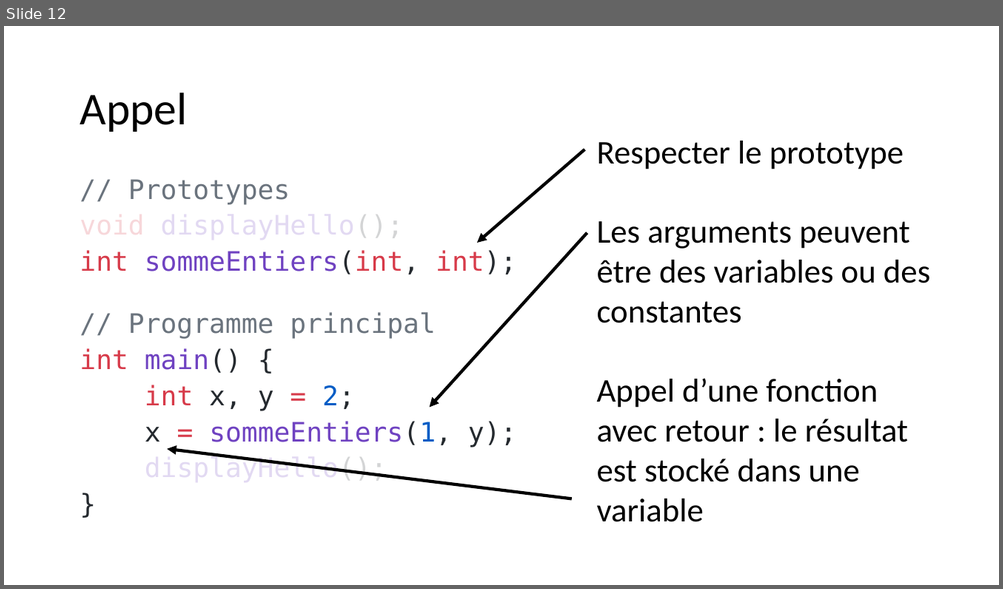
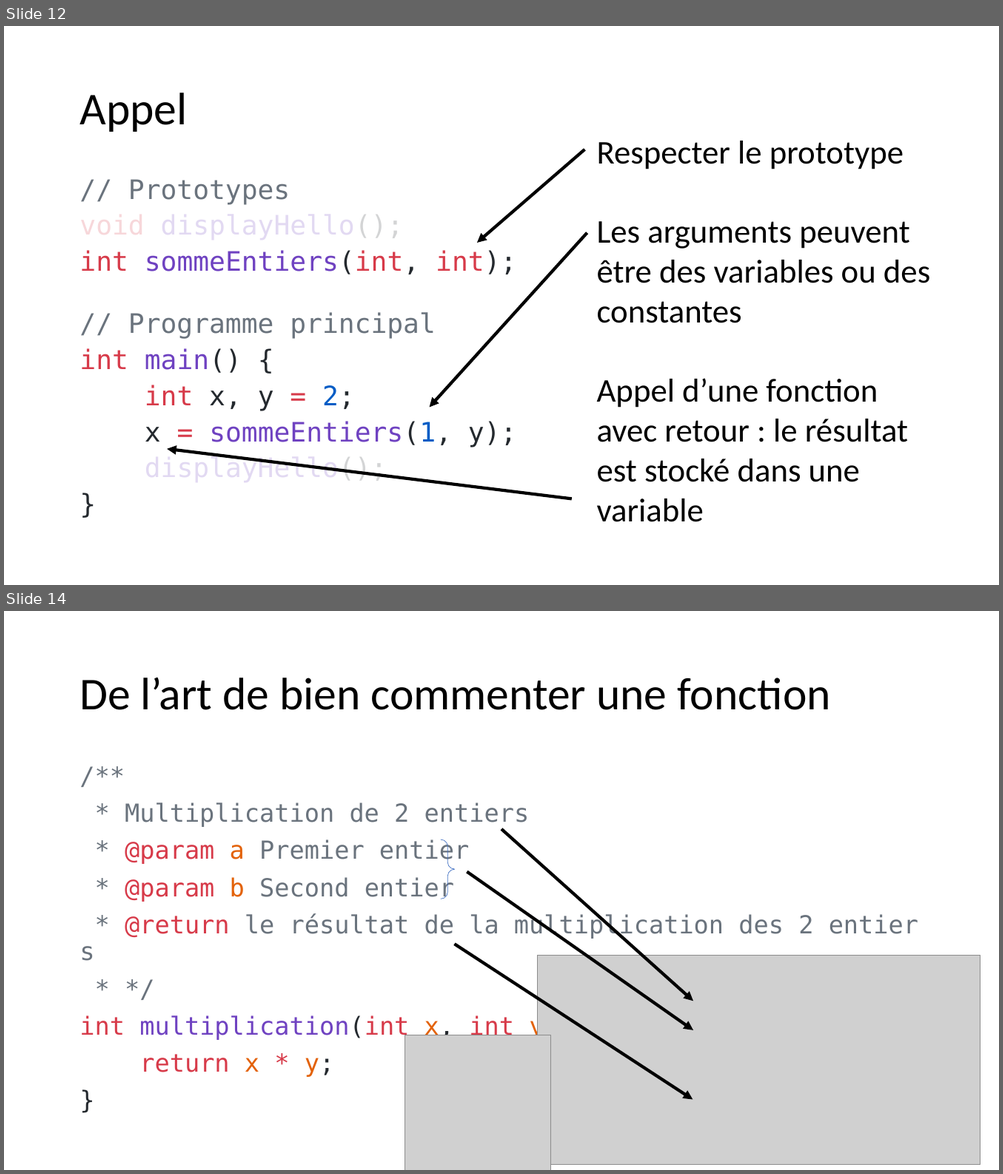
Before and after one commit to Firestorm49/bts-1, a slide deck: 02_C/05_Fonctions/Fonctions.pptx. Shown one above the other, each under a label of ours: slide 12 before the commit, slides 12 and 14 after it; the slides between them are not shown. The pictures are 1003x589 and 1003x1174 pixels, drawn with LibreOffice and Linux fonts; fonts in the diff are those of the drawing; grey boxes stand for pictures. Boxes give left, top, right and bottom in pixels: in the first picture for what was removed or moved away, otherwise in the second. Text is boxed around its words. In the diff, an @@ line names an element or a change of style, - is before the commit and + after.

Commit message:
fonctions + exos

```diff
--- a/02_C/05_Fonctions/Fonctions.pptx
+++ b/02_C/05_Fonctions/Fonctions.pptx
@@ slide 14 added at (4,611,999,1170), background #FFFFFF @@
@@ title added at (79,678,830,710), 44 pt, text #000000 @@
+De l’art de bien commenter une fonction
@@ text added at (79,803,813,1077), 24 pt, text #6A737D @@
+/**
+* Multiplication de 2 entiers
+* @param a Premier entier
+* @param b Second entier
+* @return le résultat de la multiplication des 2 entiers
+* */
+int multiplication(int x, int y) {
+return x * y;
+}
@@ arrow added from (502, 829) to (694, 1001), #000000 3 pt @@
@@ right brace added at (441,840,455,900), outline #4472C4 0.5 pt @@
@@ arrow added from (466, 872) to (694, 1031), #000000 3 pt @@
@@ arrow added from (455, 945) to (693, 1099), #000000 3 pt @@
@@ picture added at (538,955,980,1165) @@
@@ picture added at (404,1036,551,1170) @@
```
Also in this commit, not shown: 1 slide changed, 11 other slides added, 6 other files.
